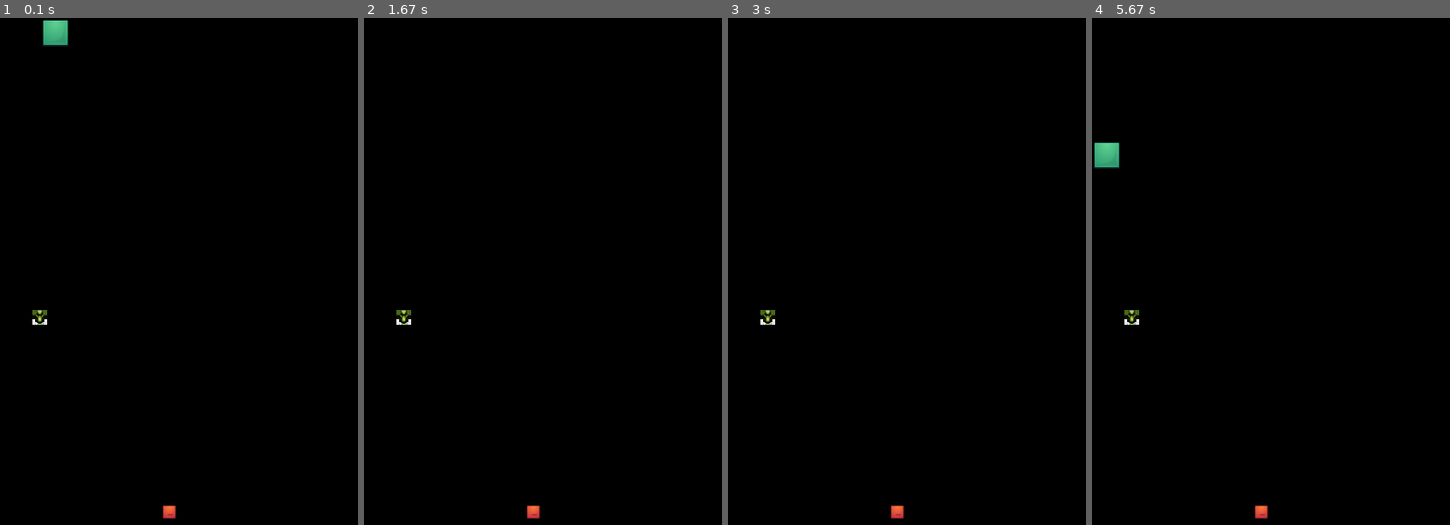
Above: before the commit, frames 1-4 (left to right).
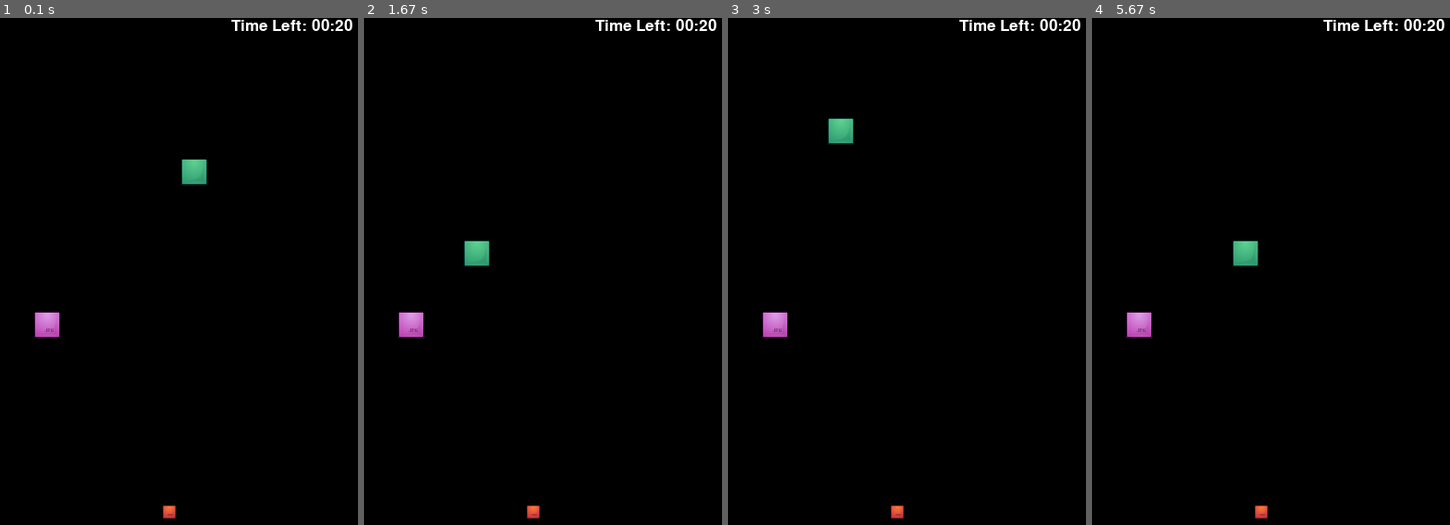
Above: after the commit, the same moments.

Repository: allanmc0913/Project-4-Pygame
Game: pygame game, started from main.py
Same seed, same stepped clock (60 frames per second), same inputs: the game is played once before the commit and once after it.
Inputs:
- Up to frame 1 (0.1 s): no input
- Up to frame 2 (1.67 s): hold Left 0.33-0.87 s; hold Down 0.9-1.37 s; hold Left from 1.4 s (still down)
- Up to frame 3 (3 s): release Left at 1.98 s; hold Up 2.02-2.68 s; hold Right from 2.72 s (still down)
- Up to frame 4 (5.67 s): release Right at 3.4 s; hold Down 3.43-4.13 s; hold Left 4.17-4.87 s; hold Right 4.9-5.6 s; hold Up from 5.63 s (still down)

The runs differ from the first frame. In frame 1, 1.5% of the frame differs, in the area x 9-99%, y 0-64%; in frame 2, 1.1%; in frame 3, 1.1%; in frame 4, 1.5%.

Commit message:
started timer

Diff:
--- a/main.py
+++ b/main.py
@@ -15,18 +15,18 @@
 #referenced (https://www.youtube.com/watch?v=8sCQQlqeOKY) for help with sounds/music
 pygame.mixer.music.load("sail.wav")
 eat_sound = pygame.mixer.Sound("eating.wav")
-snake_hiss = pygame.mixer.Sound("snakehiss.wav")
+hiss_sound = pygame.mixer.Sound("snakehiss.wav")
+
+
 
 class Snake:
     #how large each step is
 	FPS = 44
 	#x and y positions are lists because each element is part of the snake
-	x = [0]
-	y = [0]
+	x = [150]
+	y = [150]
 	direction = 0
 	length = 0
-	#updateCountMax = 2
-	#updateCount = 0
 
 	def __init__(self, length):
 		self.length = length
@@ -38,14 +38,13 @@
 		#self.x[2] = 88
 
 	def update(self):
-		#self.updateCount += 1
-		#if self.updateCount > self.updateCountMax:
-			#update positions of snake parts that aren't the head
+
+		#update positions of snake parts that aren't the head
 		for i in range(self.length - 1, 0, -1):
 			self.x[i] = self.x[i-1]
 			self.y[i] = self.y[i-1]
 
-			#update the snake's head position
+		#update the snake's head position
 		if self.direction == 0:
 			self.x[0] = self.x[0] + self.FPS
 		if self.direction == 1:
@@ -54,7 +53,12 @@
 			self.y[0] = self.y[0] - self.FPS
 		if self.direction == 3:
 			self.y[0] = self.y[0] + self.FPS
-		#self.updateCount = 0
+
+		# if self.x[0] < -1 and self.x[0] > 801 and self.y[0] < -1 and self.y[0] > 601:
+		# 	print ("Bye")
+		# 	exit(0)
+
+
 
 	def goright(self):
 		self.direction = 0
@@ -83,7 +87,7 @@
 	def draw (self, screen, image):
 		screen.blit(image, (self.x, self.y))
 
-#this enemy snake class inherits from the Rat class
+#this enemy snake class inherits from the Rat class.  Satisfies project requirement of class inheritance.
 class EnemySnake(Rat):
 	x = 0
 	y = 0
@@ -93,7 +97,7 @@
 		self.x = x * self.FPS
 		self.y = y * self.FPS
 
-#collision detection
+#collision detection class
 class Collision:
 	def collide(self,x1,y1,x2,y2,blocksize):
 		if x1 >= x2:
@@ -124,7 +128,7 @@
 		self.collision = Collision()
 		self.collided = False
 		#tutorial had a set value like Rat(5,5).  This is not ideal because the starting spot for the rat will be the same every time
-		#using randit generates random locations for the starting rat
+		#using randit generates random locations for the starting rat, enemy snake, and snake.
 		self.rat = Rat((randint(1,15)), (randint(1,15)))
 		self.snake = Snake(1)
 		self.enemysnake = EnemySnake((randint(1,10)), (randint(1,10)))
@@ -137,7 +141,6 @@
 		self.snakeimage = pygame.image.load("snakeblock.bmp").convert()
 		self.ratimage = pygame.image.load("rat.bmp").convert()
 		self.enemysnakeimage = pygame.image.load("enemysnake.bmp").convert()
-
 		self.screen.fill((0,0,0))
 		self.snake.draw(self.screen, self.snakeimage)
 		self.rat.draw(self.screen, self.ratimage)
@@ -148,53 +151,82 @@
 
 
 
+
+
+
+
+		BLACK = (0,0,0)
+		WHITE = (255,255,255)
+		done = False
+		clock = pygame.time.Clock()
+		font = pygame.font.Font(None, 25)
+		frame_count = 1
+		frame_rate = 60
+		start_time = 20
+		total_seconds = start_time - (frame_count // frame_rate)
+		if total_seconds < 0:
+			total_seconds = 0
+		minutes = total_seconds // 60
+		seconds = total_seconds % 60
+		output_string = "Time Left: {0:02}:{1:02}".format(minutes,seconds)
+		text = font.render(output_string, True, WHITE)
+		self.screen.blit(text, [250,0])
+		frame_count += 1
+		clock.tick(frame_rate)
+		pygame.display.flip()
+
+
+
 	#new positions of snake head and snake elements are updated.  Check for collisions
 	def snakepartsupdate(self):
 		self.snake.update()
 
-		#checks if snake collides with rat.  If so, randomize new location of rat and increase the length of the snake.
+		#checks if snake collides with rat.  If so, randomize new location of rat and enemy snake.  Also increase the length of the snake.
 		for i in range(0, self.snake.length):
 			if self.collision.collide(self.rat.x, self.rat.y, self.snake.x[i], self.snake.y[i], 44):
-				self.rat.x = randint(2, 700)
+				self.rat.x = randint(2, 500)
 				self.rat.y = randint(2, 500)
+				self.enemysnake.x = randint(2,500)
+				self.enemysnake.y = randint(2,500)
 				self.snake.length = self.snake.length + 1
+				print ("You ran into a rat and ate it!")
 				#during collision, play slurping sound
 				pygame.mixer.Sound.play(eat_sound)
 				self.collided = True
+
+			#check to see if snake collides with enemy snake.  If so, randomize new location of enemy snake and decrease length of snake
+			elif self.collision.collide(self.enemysnake.x, self.enemysnake.y, self.snake.x[i], self.snake.y[i], 44):
 				self.enemysnake.x = randint(2,500)
 				self.enemysnake.y = randint(2,500)
-
-
-			elif self.collision.collide(self.enemysnake.x, self.enemysnake.y, self.snake.x[i], self.snake.y[i], 44):
-				self.snake.length = self.snake.length - self.snake.length
-				self.collided = True
-
+				self.snake.length = self.snake.length - 1
+				print ("You ran into an enemy snake! It attacked you!")
+				#if the snake length is 0, print the message, end game.
 				if self.snake.length == 0:
-					pygame.mixer.Sound.play(snake_hiss)
-					print ("You were in the vicinity of an enemy snake!  It attacked you!  You are dead!")
+					pygame.mixer.Sound.play(hiss_sound)
+					print ("Enemy snakes have attacked you! You have no life left")
 					pygame.mixer.music.stop()
 					exit(0)
 
 		#checks to see if snake has collided with itself.  If so, stop music, stop game, and print message.
 		for i in range(2, self.snake.length):
 			if self.collision.collide(self.snake.x[0], self.snake.y[0], self.snake.x[i], self.snake.y[i], 40):
-				print ("You lost! You collided")
+				print ("You lost! You collided with yourself!")
 				pygame.mixer.music.stop()
 				exit(0)
 
-		# for i in range(0, self.snake.length):
-		# 	for j in range(0, 800):
-		# 		for k in range(0, 600):
-		# 			if self.collision.collide(self.snake.x[i], self.snake.y[i], j, k, 44):
-		# 				pygame.mixer.music.stop()
-		# 				print("You ran out of bounds!")
-		# 				exit(0)
+
+		# for j in range(0, 801):
+		# 	for k in range(0, 601):
+
+		# 			pygame.mixer.music.stop()
+		# 			print("You ran out of bounds!")
+		# 			exit(0)
 
 
 	def oncommand(self):
+
 		if self.display() == False:
 			self.running = False
-
 
 		#the tutorial had a different way of event handling for keyboard inputs.  The tutorial code had the "if event.type == QUIT" section as a Snake class function
 		#creating another class function for it was unnecessary, so I added it under the for loop.
@@ -206,6 +238,7 @@
 					self.running = False
 					pygame.quit()
 					sys.exit()
+
 				elif event.type == KEYDOWN:
 					if event.key == K_UP:
 						self.snake.goup()
@@ -217,6 +250,7 @@
 						self.snake.goright()
 					if event.key == K_ESCAPE:
 						self.running = False
+
 			self.snakepartsupdate()
 			self.display()
 			#delay the snake
Binary file changed: enemysnake.bmp
Not shown, changed: .DS_Store
